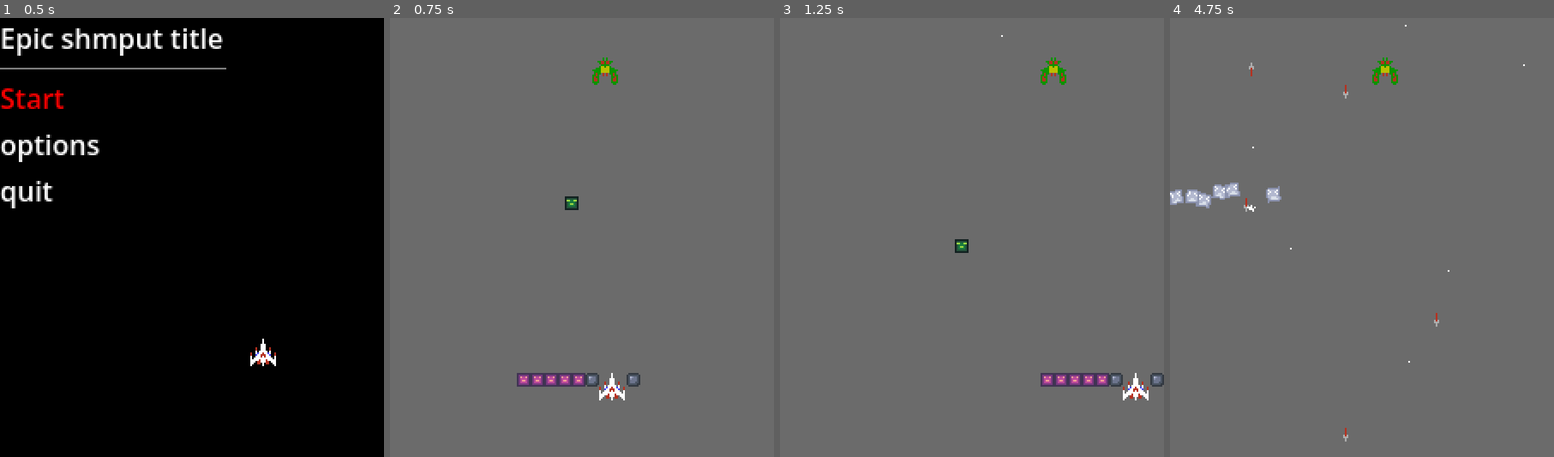
Above: before the commit, frames 1-4 (left to right).
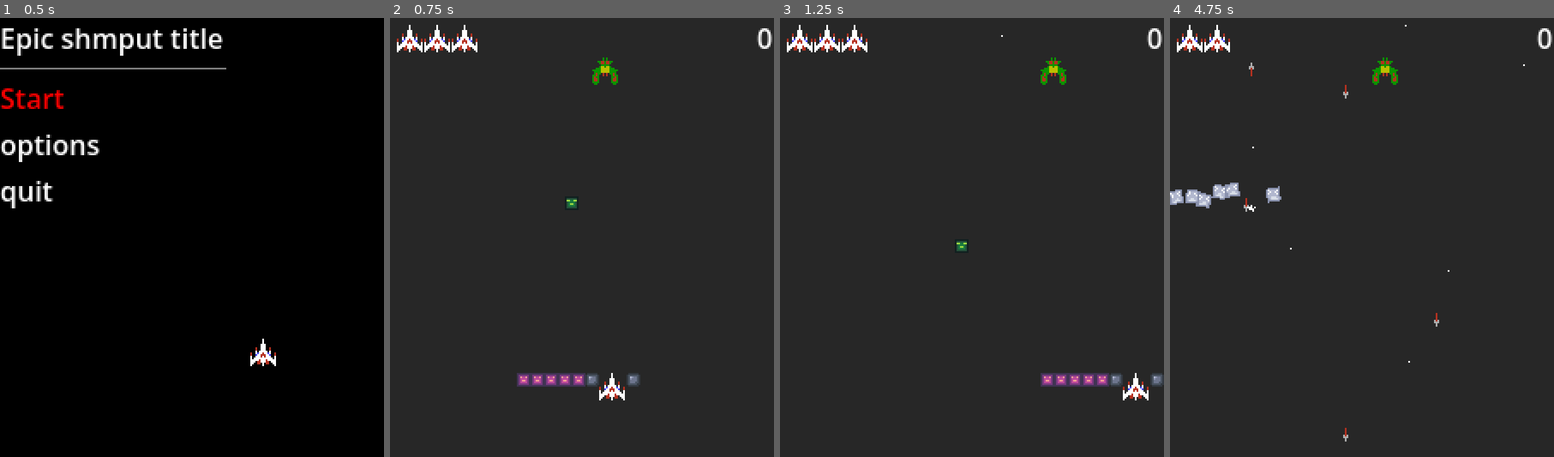
Above: after the commit, the same moments.

Repository: halfcourtyeet/chill-jam-2026
Game: Godot game, scene res://scenes/titleScreen.tscn
The game is run twice, just before and just after one commit, with the same random seed, the same clock (stepped at 60 frames per second) and the same inputs. Before the commit the project starts from res://scenes/titleScreen/titleScreen.tscn.
Inputs:
- Up to frame 1 (0.5 s): no input
- Up to frame 2 (0.75 s): tap Enter (enter) at 0.5 s; hold Right (right) from 0.53 s (still down); tap Z (shoot) at 0.6 s
- Up to frame 3 (1.25 s): keep holding Right (right)
- Up to frame 4 (4.75 s): release Right (right) at 1.28 s; hold Down (down) 1.28-2.03 s; tap Alt (alt) at 1.35, 4.35 s; tap Z (shoot) at 1.55, 2.3, 2.85, 3.6, 4.55 s; hold Right (right) 2.03-2.78 s; tap Enter (enter) at 2.1 s; hold Up (up) 2.78-3.53 s; hold Left (left) from 3.53 s (still down)

Frame 1 is identical in both runs. In frame 2, 99% of the frame differs, in the area x 0-100%, y 0-100%; in frame 3, 99%; in frame 4, 99%.

Commit message:
gameover lives score
gameover lives score

Diff:
--- a/global.gd
+++ b/global.gd
@@ -1,4 +1,8 @@
 extends Node
+
+var score = 0;
+var lives = 0;
+const startLives = 3;
 
 func _process(delta: float) -> void:
 	fullscreenCode();
--- a/scenes/enemy/enemy.gd
+++ b/scenes/enemy/enemy.gd
@@ -16,6 +16,7 @@
 	get_tree().root.add_child(p)
 	p.emitting = true
 	p.global_position = global_position
+	Global.score += 10;
 	queue_free()
 
 func shoot_bullet():
--- /dev/null
+++ b/scenes/gameover/gameover.gd
@@ -0,0 +1,7 @@
+extends Control
+@onready var selectionSound = preload("res://assets/audio/sounds/popperDeath2.wav");
+func _process(delta: float) -> void:
+	if Input.is_action_just_pressed("shoot"):
+		Global.playSound(selectionSound);
+		get_tree().change_scene_to_packed(load("res://scenes/titleScreen.tscn"));
+		queue_free();
--- /dev/null
+++ b/scenes/gameover/gameover.tscn
@@ -0,0 +1,42 @@
+[gd_scene format=3 uid="uid://cjt2f2784vk68"]
+
+[ext_resource type="Script" uid="uid://ccadu6xfrk77p" path="res://scenes/gameover/gameover.gd" id="1_u2e70"]
+
+[node name="gameover" type="Control" unique_id=179726608]
+layout_mode = 3
+anchors_preset = 15
+anchor_right = 1.0
+anchor_bottom = 1.0
+grow_horizontal = 2
+grow_vertical = 2
+script = ExtResource("1_u2e70")
+
+[node name="CanvasLayer" type="CanvasLayer" parent="." unique_id=1765625302]
+layer = 10
+
+[node name="ColorRect" type="ColorRect" parent="CanvasLayer" unique_id=1200359104]
+offset_right = 224.0
+offset_bottom = 256.0
+color = Color(0, 0, 0, 0.35686275)
+
+[node name="VBoxContainer" type="VBoxContainer" parent="CanvasLayer" unique_id=1440032247]
+offset_left = 13.0
+offset_top = 75.0
+offset_right = 211.0
+offset_bottom = 152.0
+alignment = 1
+
+[node name="title" type="Label" parent="CanvasLayer/VBoxContainer" unique_id=1184017362]
+layout_mode = 2
+text = "Game over :("
+horizontal_alignment = 1
+
+[node name="score" type="Label" parent="CanvasLayer/VBoxContainer" unique_id=1627451274]
+layout_mode = 2
+text = "Score: 9999"
+horizontal_alignment = 1
+
+[node name="score2" type="Label" parent="CanvasLayer/VBoxContainer" unique_id=2074391421]
+layout_mode = 2
+text = "Shoot to go back to menu"
+horizontal_alignment = 1
--- /dev/null
+++ b/scenes/gui.gd
@@ -0,0 +1,10 @@
+extends Node2D
+var playerSprite = preload("res://assets/sprites/placeholder-galaga.png");
+@onready var scoreLable = $score;
+
+func _process(delta):
+	scoreLable.text = str(Global.score);
+	queue_redraw(); #ik this is ineffecient AAAH
+func _draw() -> void:
+	for i in Global.lives:
+		draw_texture(playerSprite, Vector2(4+(4*i*4), 4));
--- a/scenes/main.tscn
+++ b/scenes/main.tscn
@@ -6,6 +6,7 @@
 [ext_resource type="Script" uid="uid://c41e8crd3kn24" path="res://scenes/space_particles.gd" id="4_1bvp3"]
 [ext_resource type="PackedScene" uid="uid://bwpcvbb2540ye" path="res://scenes/tile/falling_tile.tscn" id="5_tbgi4"]
 [ext_resource type="Script" uid="uid://c18mssnlanqno" path="res://scenes/level_stream.gd" id="6_tefeu"]
+[ext_resource type="Script" uid="uid://c73swyimd6lw6" path="res://scenes/gui.gd" id="7_o6xl0"]
 
 [sub_resource type="Animation" id="Animation_o6xl0"]
 resource_name = "level_1"
@@ -40,7 +41,7 @@
 z_index = -12
 offset_right = 224.0
 offset_bottom = 256.0
-color = Color(0.41827944, 0.41827944, 0.41827944, 1)
+color = Color(0.15487596, 0.154876, 0.1548759, 1)
 
 [node name="SpaceParticles" type="CPUParticles2D" parent="PanelContainer" unique_id=2084546941]
 position = Vector2(-7, 1)
@@ -63,3 +64,13 @@
 [node name="AnimationPlayer" type="AnimationPlayer" parent="LevelStream" unique_id=1923344670]
 libraries/ = SubResource("AnimationLibrary_tipki")
 autoplay = &"level_1"
+
+[node name="gui" type="Node2D" parent="." unique_id=1289701494]
+script = ExtResource("7_o6xl0")
+
+[node name="score" type="Label" parent="gui" unique_id=1400353160]
+offset_left = 184.0
+offset_right = 224.0
+offset_bottom = 23.0
+text = "10"
+horizontal_alignment = 2
--- a/scenes/player/player.gd
+++ b/scenes/player/player.gd
@@ -15,6 +15,10 @@
 
 var _movement_frozen = false
 
+var dead := false;
+var gameOver := false;
+@onready var gameOverScene = preload("res://scenes/gameover/gameover.tscn");
+
 # Called when the node enters the scene tree for the first time.
 func _ready() -> void:
 	pass # Replace with function body.
@@ -27,7 +31,7 @@
 func _physics_process(delta: float) -> void:
 	if not _movement_frozen:
 			move()
-	shoot()
+	if !dead: shoot()
 
 
 func move():
@@ -61,15 +65,25 @@
 	_movement_frozen = false
 
 func die():
-	var explosion_particle = load("res://scenes/enemy/explosion_particle.tscn").instantiate()
-	for c in $PlayerTiles.get_used_cells():
-		$PlayerTiles.delete_tile(c, true)
-	hide()
+	if !dead:
+		dead = true;
+		Global.lives -= 1;
 
-	get_tree().root.add_child(explosion_particle)
-	explosion_particle.global_position = global_position
-	explosion_particle.emitting = true
+		var explosion_particle = load("res://scenes/enemy/explosion_particle.tscn").instantiate()
+		for c in $PlayerTiles.get_used_cells():
+			$PlayerTiles.delete_tile(c, true)
+		hide()
 
-	await get_tree().create_timer(1.5).timeout
-	queue_free()
-	get_tree().quit()
+		get_tree().root.add_child(explosion_particle)
+		explosion_particle.global_position = global_position
+		explosion_particle.emitting = true
+
+		await get_tree().create_timer(1.5).timeout
+		if Global.lives > 0:
+			global_position = Vector2(224/2, 230);
+			dead = false;
+			show();
+		elif !gameOver:
+			var g = gameOverScene.instantiate();
+			get_node("/root").add_child(g);
+			queue_free();
--- a/scenes/titleScreen/titleScreen.gd
+++ b/scenes/titleScreen.gd
@@ -25,8 +25,11 @@
 		Global.playSound(selectionSound2);
 		match selection:
 			0:
+				#start game
+				Global.lives = Global.startLives;
 				get_tree().change_scene_to_packed(mainGameScene);
 			2:
+				#quit game
 				get_tree().quit();
 
 	#graphics
--- a/scenes/titleScreen/titleScreen.tscn
+++ b/scenes/titleScreen.tscn
@@ -1,7 +1,7 @@
 [gd_scene format=3 uid="uid://kdihjho3wwj8"]
 
 [ext_resource type="Texture2D" uid="uid://vfftenlimhjw" path="res://assets/sprites/placeholder-galaga.png" id="1_sf2e2"]
-[ext_resource type="Script" uid="uid://ce8xyj7wh82yt" path="res://scenes/titleScreen/titleScreen.gd" id="1_tic01"]
+[ext_resource type="Script" uid="uid://ce8xyj7wh82yt" path="res://scenes/titleScreen.gd" id="1_tic01"]
 [ext_resource type="Script" uid="uid://c41e8crd3kn24" path="res://scenes/space_particles.gd" id="2_0yp4q"]
 
 [node name="TitleScreen" type="Node2D" unique_id=1486168935]
Not shown, added: scenes/gameover/gameover.gd.uid
Not shown, added: scenes/gui.gd.uid
Renamed: scenes/titleScreen/titleScreen.gd.uid -> scenes/titleScreen.gd.uid
